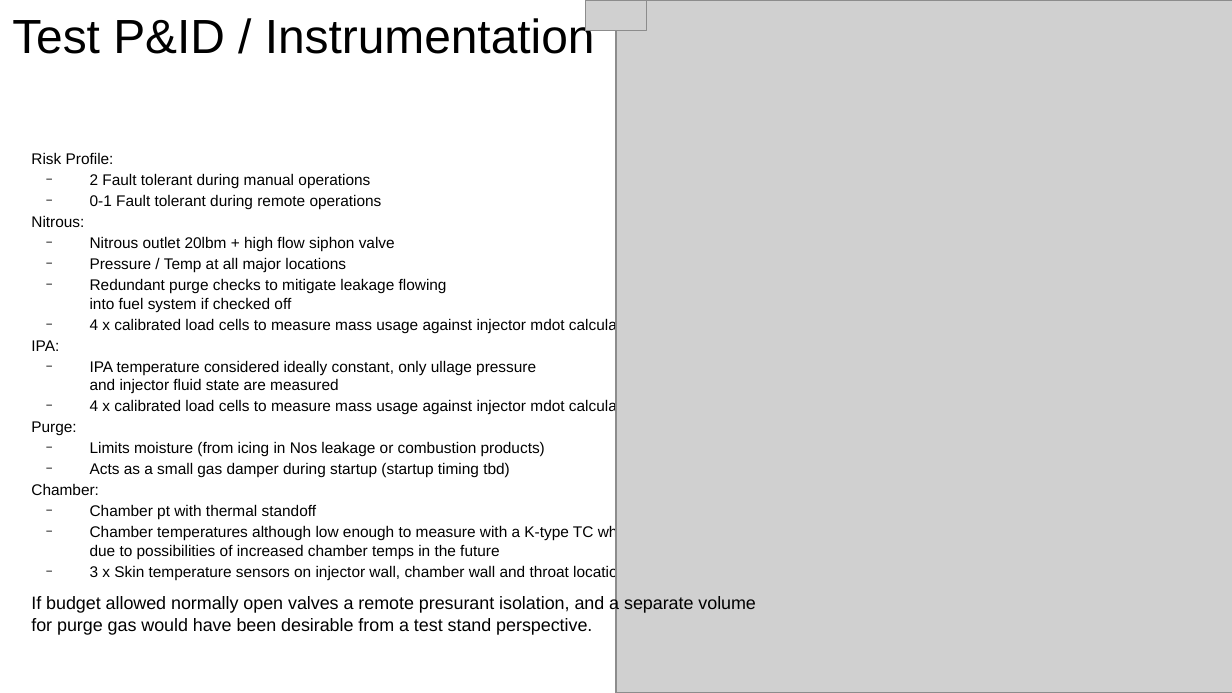
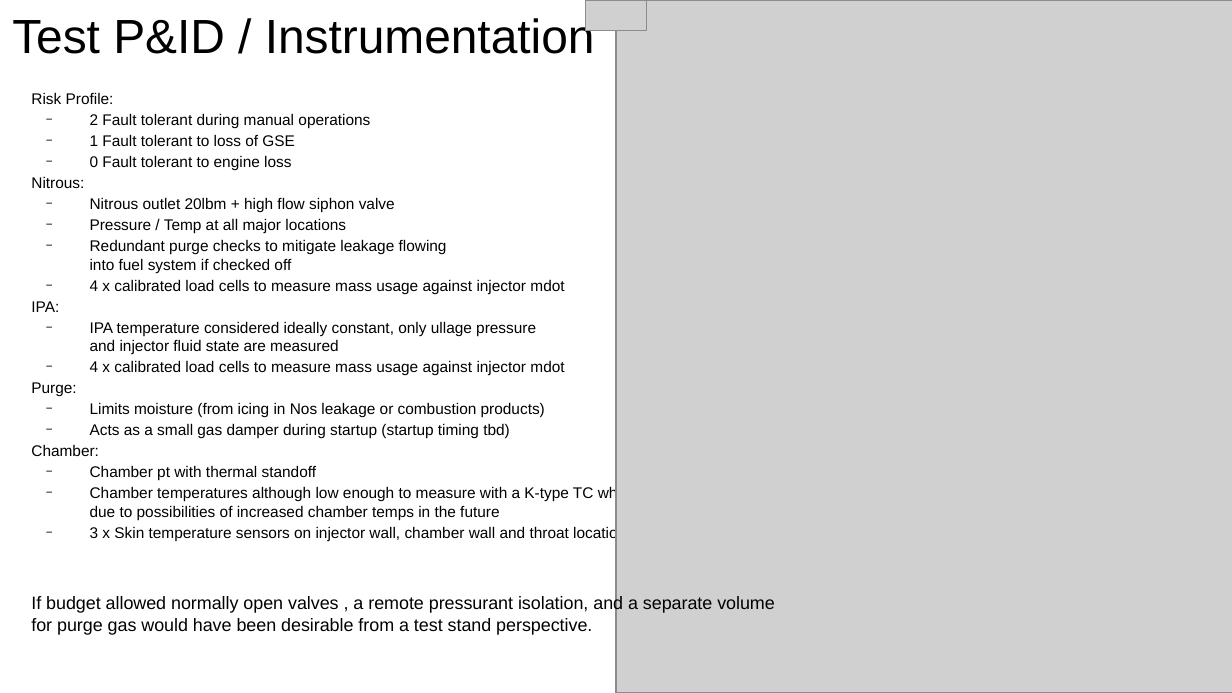
Before and after one commit to ControlSoup/Thrusty, a slide deck: slide 11 of projects/nitrious_engine/presentations/Review.odp. Drawn at 1232x693 pixels with LibreOffice and Linux fonts; fonts in the diff are those of the drawing; grey boxes stand for pictures. Boxes give left, top, right and bottom in pixels: in the first picture for what was removed or moved away, otherwise in the second. Text is boxed around its words. In the diff, an @@ line names an element or a change of style, - is before the commit and + after.

```diff
--- a/projects/nitrious_engine/presentations/Review.odp
+++ b/projects/nitrious_engine/presentations/Review.odp
@@ text "Risk Profile:": place and size @@
-text "Risk Profile:" at (31, 152, 649, 580)
+text "Risk Profile:" at (31, 92, 640, 542)
@@ text at (90, 134, 295, 171): text changed @@
-  − 0-1 Fault tolerant during remote operations
+  − 1 Fault tolerant to loss of GSE
+  − 0 Fault tolerant to engine loss
@@ text at (90, 279, 564, 294): text changed @@
-  − 4 x calibrated load cells to measure mass usage against injector mdot calculations
+  − 4 x calibrated load cells to measure mass usage against injector mdot
@@ text at (90, 360, 564, 376): text changed @@
-  − 4 x calibrated load cells to measure mass usage against injector mdot calculations
+  − 4 x calibrated load cells to measure mass usage against injector mdot
@@ text at (31, 595, 775, 635): text changed @@
-If budget allowed normally open valves a remote presurant isolation, and a separate volume
-for purge gas would have been desirable from a test stand perspective.
+If budget allowed normally open valves , a remote pressurant isolation, and a separate volume
+for purge gas would have been desirable from a test stand perspective.
```
Also in this commit, not shown: 1 other slide changed, 1 slide added, 3 other files.
